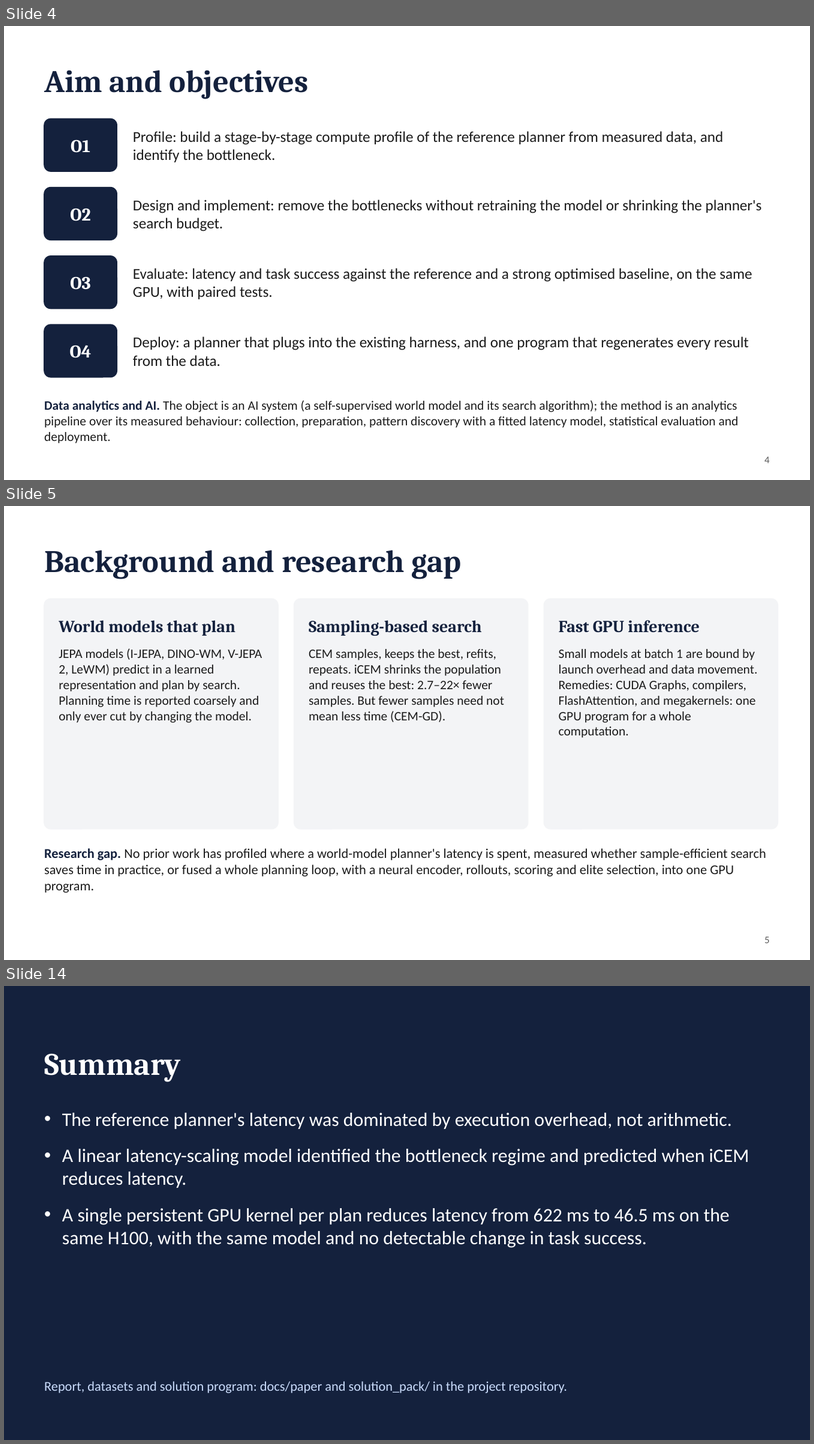
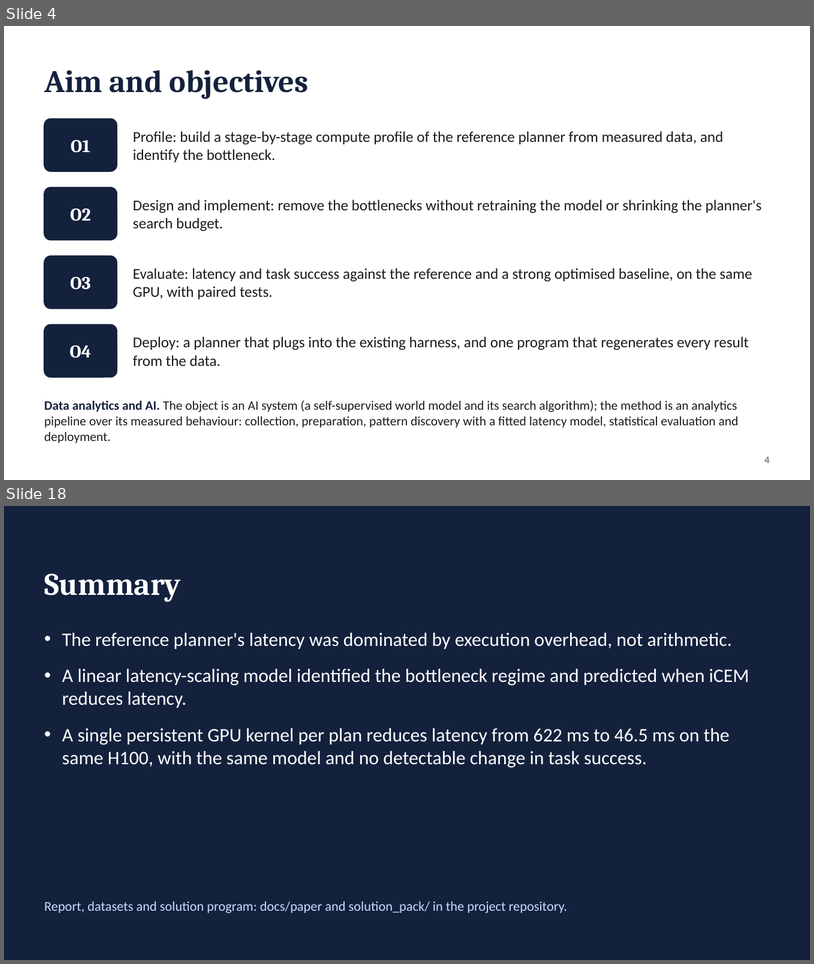
Before and after one commit to antoinenguyen27/lewm-flash, a slide deck: docs/paper/presentation.pptx. Shown one above the other, each under a label of ours: slides 4, 5 and 14 before the commit, slides 4 and 18 after it; the slides between them are not shown. The pictures are 814x1444 and 814x964 pixels, drawn with LibreOffice and Linux fonts; fonts in the diff are those of the drawing. Boxes give left, top, right and bottom in pixels: in the first picture for what was removed or moved away, otherwise in the second. Text is boxed around its words. In the diff, an @@ line names an element or a change of style, - is before the commit and + after.

```diff
--- a/docs/paper/presentation.pptx
+++ b/docs/paper/presentation.pptx
@@ slide 5 removed at [4, 506, 810, 960], background #FFFFFF @@
@@ text removed at [44, 550, 461, 579] @@
-Background and research gap
@@ rounded rectangle removed at [44, 599, 278, 829] @@
@@ rounded rectangle removed at [294, 599, 528, 829] @@
@@ rounded rectangle removed at [544, 599, 778, 829] @@
@@ text removed at [59, 620, 236, 636] @@
-World models that plan
@@ text removed at [309, 620, 482, 636] @@
-Sampling-based search
@@ text removed at [559, 620, 700, 633] @@
-Fast GPU inference
@@ text removed at [59, 648, 262, 723] @@
-JEPA models (I-JEPA, DINO-WM, V-JEPA 2, LeWM) predict in a learned representation and plan by search. Planning time is reported coarsely and only ever cut by changing the model.
@@ text removed at [309, 649, 504, 722] @@
-CEM samples, keeps the best, refits, repeats. iCEM shrinks the population and reuses the best: 2.7–22× fewer samples. But fewer samples need not mean less time (CEM-GD).
@@ text removed at [559, 649, 758, 738] @@
-Small models at batch 1 are bound by launch overhead and data movement. Remedies: CUDA Graphs, compilers, FlashAttention, and megakernels: one GPU program for a whole computation.
@@ text removed at [44, 848, 767, 892] @@
-Research gap. No prior work has profiled where a world-model planner's latency is spent, measured whether sample-efficient search saves time in practice, or fused a whole planning loop, with a neural encoder, rollouts, scoring and elite selection, into one GPU program.
@@ text removed at [765, 936, 770, 943] @@
-5
@@ what was slide 14 is now slide 18 @@
```
Also in this commit, not shown: 8 slides changed, 5 slides added, 5 other files.
